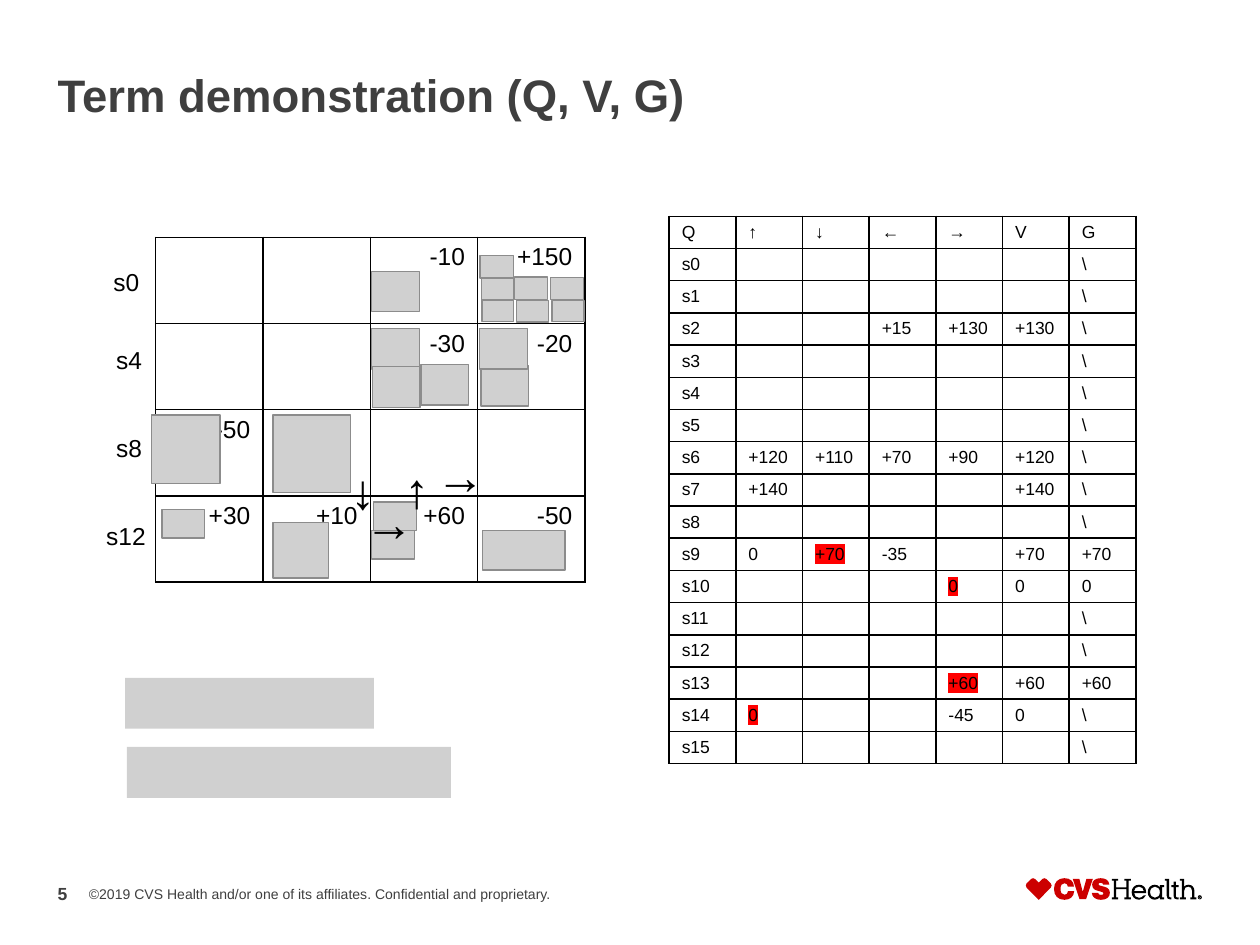
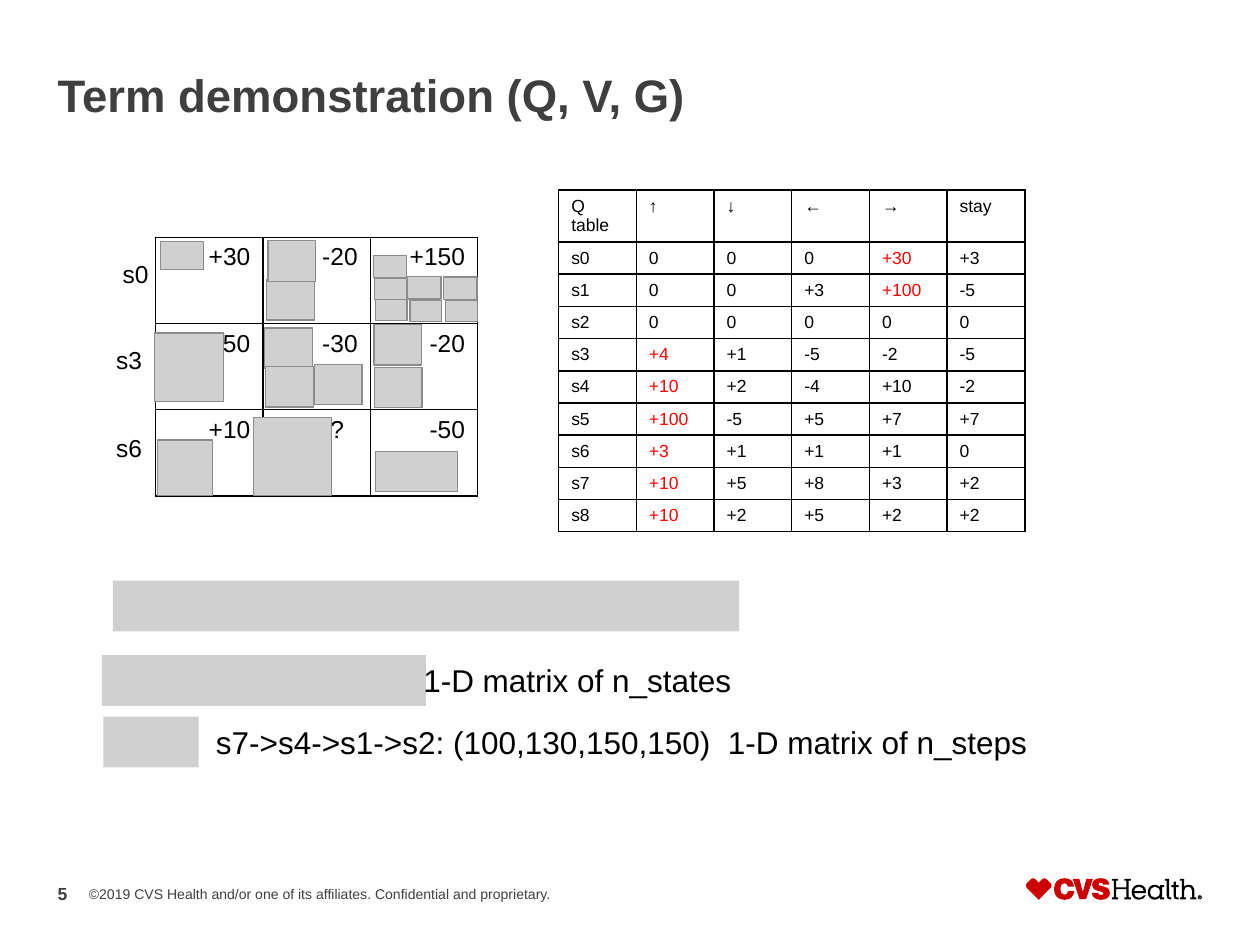
Before and after one commit to CJinny/RL_uplift, a slide deck: slide 5 of RL_uplift.pptx. Drawn at 1260x945 pixels with LibreOffice and Linux fonts; fonts in the diff are those of the drawing; grey boxes stand for pictures. Boxes give left, top, right and bottom in pixels: in the first picture for what was removed or moved away, otherwise in the second. Text is boxed around its words. In the diff, an @@ line names an element or a change of style, - is before the commit and + after.

```diff
--- a/RL_uplift.pptx
+++ b/RL_uplift.pptx
@@ table at <box>558,190,1027,547</box> @@
-Q | ↑ | ↓ | ← | → | V | G
-s0 |  |  |  |  |  | \
-s1 |  |  |  |  |  | \
-s2 |  |  | +15 | +130 | +130 | \
-s3 |  |  |  |  |  | \
-s4 |  |  |  |  |  | \
-s5 |  |  |  |  |  | \
-s6 | +120 | +110 | +70 | +90 | +120 | \
-s7 | +140 |  |  |  | +140 | \
-s8 |  |  |  |  |  | \
-s9 | 0 | +70 | -35 |  | +70 | +70
-s10 |  |  |  | 0 | 0 | 0
-s11 |  |  |  |  |  | \
-s12 |  |  |  |  |  | \
-s13 |  |  |  | +60 | +60 | +60
-s14 | 0 |  |  | -45 | 0 | \
-s15 |  |  |  |  |  | \
+Q table | ↑ | ↓ | ← | → | stay
+s0 | 0 | 0 | 0 | +30 | +3
+s1 | 0 | 0 | +3 | +100 | -5
+s2 | 0 | 0 | 0 | 0 | 0
+s3 | +4 | +1 | -5 | -2 | -5
+s4 | +10 | +2 | -4 | +10 | -2
+s5 | +100 | -5 | +5 | +7 | +7
+s6 | +3 | +1 | +1 | +1 | 0
+s7 | +10 | +5 | +8 | +3 | +2
+s8 | +10 | +2 | +5 | +2 | +2
@@ table: place and size @@
-table at <box>669,217,1137,788</box>
+table at <box>558,190,1027,547</box>
@@ table at <box>155,237,476,495</box> @@
- |  | -10 | +150
- |  | -30 | -20
--50 | ? |  | 
-+30 | +10 | +60 | -50
++30 | -20 | +150
+-50 | -30 | -20
++10 | ? | -50
@@ table: place and size @@
-table at <box>155,237,583,582</box>
+table at <box>155,237,476,495</box>
@@ text "s0": place and size @@
-text "s0" at <box>113,274,139,292</box>
+text "s0" at <box>123,266,149,284</box>
@@ picture: place and size @@
-picture at <box>161,509,204,538</box>
+picture at <box>161,241,204,270</box>
@@ picture: place and size @@
-picture at <box>480,329,528,369</box>
+picture at <box>268,241,316,281</box>
@@ picture: place and size @@
-picture at <box>372,271,420,311</box>
+picture at <box>267,280,315,320</box>
@@ picture added at <box>374,324,422,364</box> @@
@@ picture: place and size @@
-picture at <box>483,300,514,321</box>
+picture at <box>375,300,407,321</box>
@@ 10 pictures: place and size @@
-10 pictures at <box>372,256,585,407</box>
+10 pictures at <box>265,256,478,407</box>
@@ text at <box>116,352,142,370</box>: text changed @@
-s4
+s3
@@ picture: place and size @@
-picture at <box>151,415,219,483</box>
+picture at <box>155,333,223,401</box>
@@ picture: place and size @@
-picture at <box>273,415,352,493</box>
+picture at <box>253,417,331,495</box>
@@ text at <box>116,440,142,458</box>: text changed @@
-s8
+s6
@@ picture: place and size @@
-picture at <box>273,523,329,578</box>
+picture at <box>158,440,213,495</box>
@@ text removed at <box>423,438,498,510</box> @@
-→
@@ text removed at <box>338,455,388,527</box> @@
-↓
@@ picture: place and size @@
-picture at <box>483,530,564,570</box>
+picture at <box>375,452,457,491</box>
@@ text removed at <box>392,454,442,525</box> @@
-↑
@@ text removed at <box>353,486,427,558</box> @@
-→
@@ picture removed at <box>373,501,416,530</box> @@
@@ text removed at <box>106,528,146,546</box> @@
-s12
@@ picture removed at <box>372,530,415,559</box> @@
@@ picture added at <box>113,581,740,631</box> @@
@@ picture added at <box>102,655,426,706</box> @@
@@ picture removed at <box>125,678,374,728</box> @@
@@ text added at <box>423,667,731,698</box>, 18 pt, text #000000 @@
+1-D matrix of n_states
@@ picture added at <box>103,717,199,767</box> @@
@@ picture removed at <box>127,747,451,798</box> @@
@@ text added at <box>216,731,1027,760</box>, 18 pt, text #000000 @@
+s7->s4->s1->s2: (100,130,150,150) 1-D matrix of n_steps
```
Also in this commit, not shown: 8 other slides changed.
